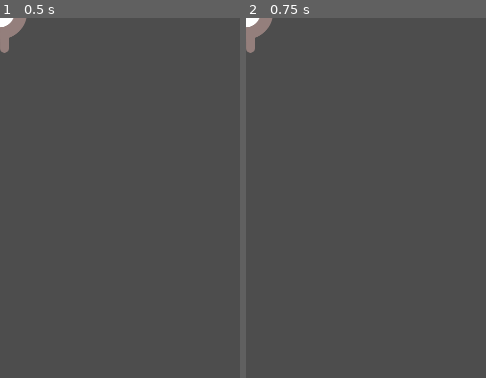
Above: before the commit, frames 1-2 (left to right).
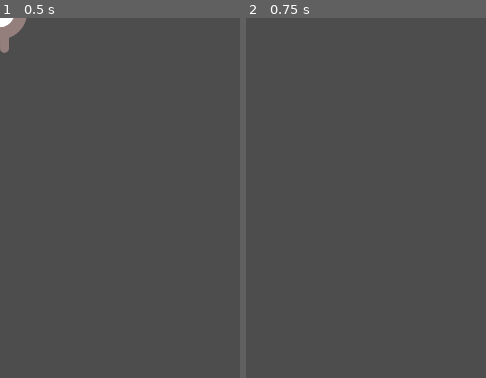
Above: after the commit, the same moments.

Repository: nobuslaw/game_gddocs
Game: Godot game, scene res://scenes/player.tscn
Two runs of this game, one before a commit and one after it. Both use one fixed random seed, a clock stepped at 60 frames per second and the inputs below. The project has no main scene, so this scene is started directly.
Inputs:
- Up to frame 1 (0.5 s): no input
- Up to frame 2 (0.75 s): tap Enter at 0.5 s; hold Right (move_right) from 0.53 s (still down)
The pictures show only the part of the screen within x 0-50%, y 0-50%; the shares and areas given below are measured in that part.

Frame 1 is identical in both runs. In frame 2, 0.6% of the frame differs, in the area x 0-11%, y 0-10%.

Commit message:
Update player.gd
Change and add animation walk/up. Add that enemy can kill us

Diff:
--- a/scripts/player.gd
+++ b/scripts/player.gd
@@ -1,4 +1,5 @@
 extends Area2D
+signal hit
 
 @export var speed:int = 400
 var screen_size
@@ -7,22 +8,45 @@
 # Called when the node enters the scene tree for the first time.
 func _ready():
 	screen_size = get_viewport_rect().size
+	#hide()
 
+func start(pos):
+	position = pos
+	show()
+	$CollisionShape2D.disabled = false
 
 # Called every frame. 'delta' is the elapsed time since the previous frame.
 func _process(delta):
 	var velocity = Vector2.ZERO
-	if Input.is_action_just_pressed("move_right"):
+
+	if Input.is_action_pressed("move_right"):
 		velocity.x += 1
-	if Input.is_action_just_pressed("move_left"):
+	if Input.is_action_pressed("move_left"):
 		velocity.x -= 1
-	if Input.is_action_just_pressed("move_down"):
+	if Input.is_action_pressed("move_down"):
 		velocity.y += 1
-	if Input.is_action_just_pressed("move_up"):
+	if Input.is_action_pressed("move_up"):
 		velocity.y -= 1
 
 	if velocity.length() > 0:
-		velocity.normalized() * speed
+		velocity = velocity.normalized() * speed
 		$AnimatedSprite2D.play()
 	else:
 		$AnimatedSprite2D.stop()
+
+	position += velocity * delta
+	position = position.clamp(Vector2.ZERO, screen_size)
+
+	if velocity.y != 0:
+		$AnimatedSprite2D.animation = "Up"
+		$AnimatedSprite2D.flip_v = velocity.y > 0
+	elif velocity.x != 0:
+		$AnimatedSprite2D.animation = "Walk"
+		$AnimatedSprite2D.flip_v = false
+		$AnimatedSprite2D.flip_h = velocity.x < 0
+
+func _on_body_entered(body):
+	hide() # Player disappears after being hit.
+	hit.emit()
+	# Must be deferred as we can't change physics properties on a physics callback.
+	$CollisionShape2D.set_deferred("disabled", true)
